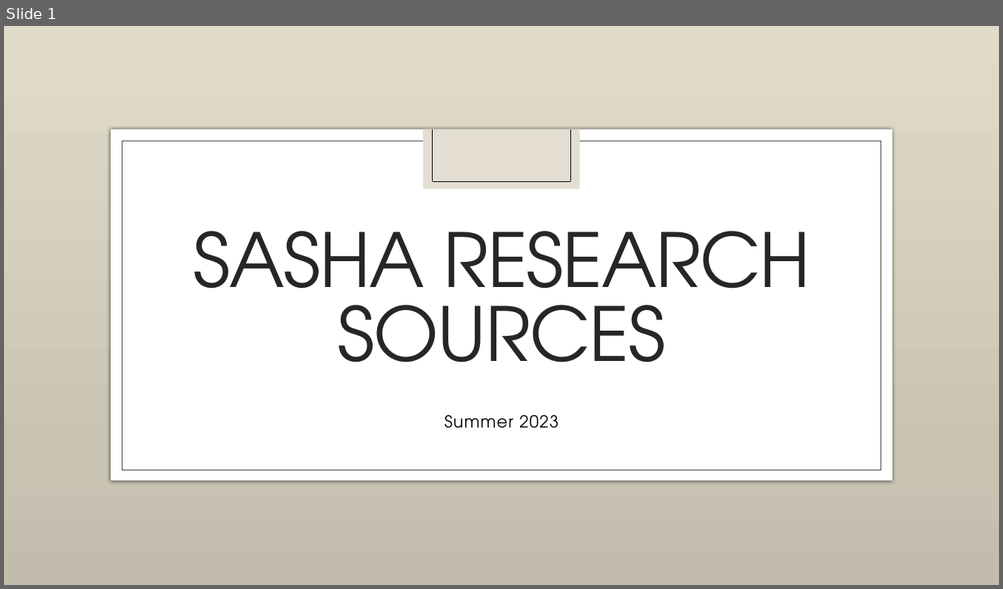
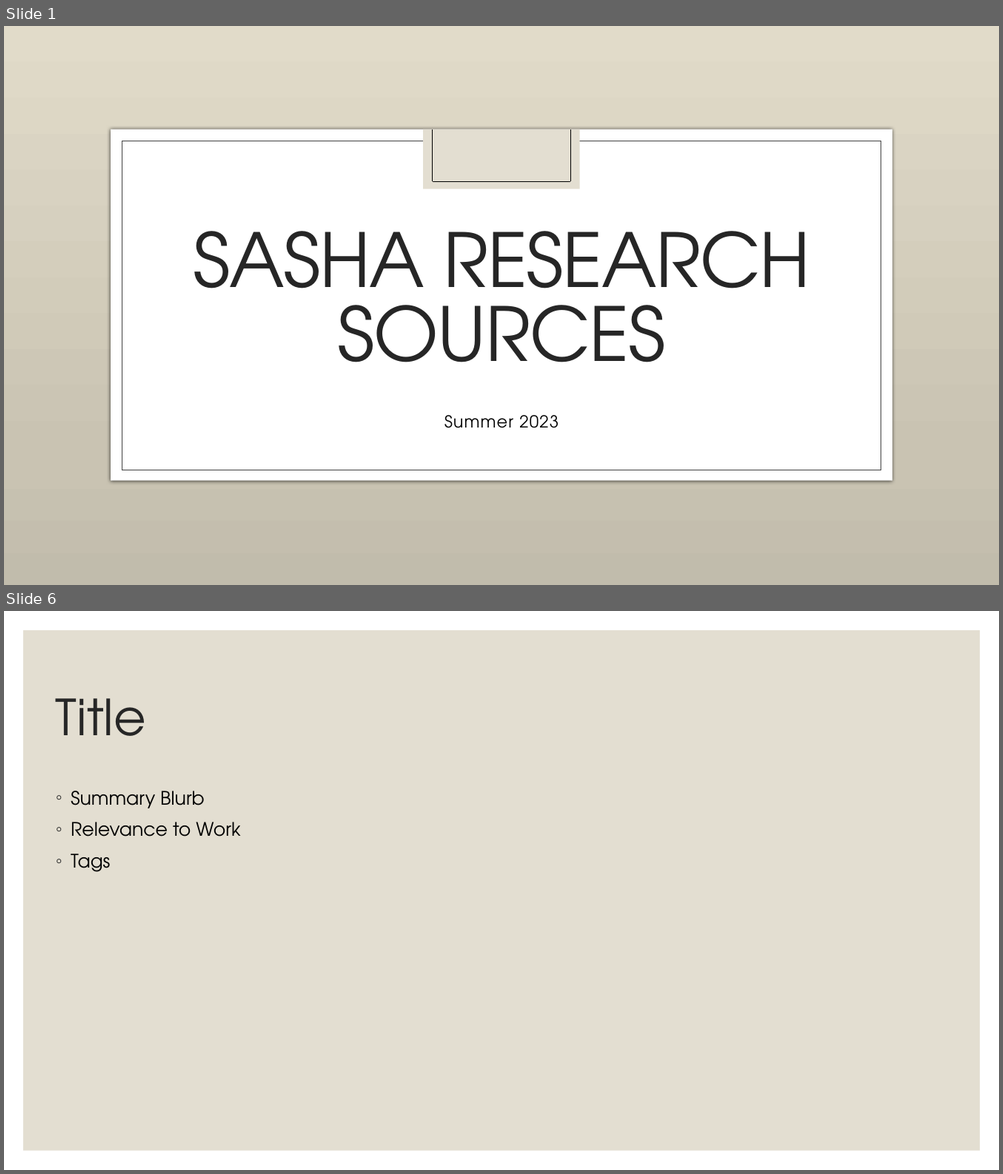
Before and after one commit to snyder-research-group/tools-of-justice, a slide deck: Sasha Research Sources.pptx. Shown one above the other, each under a label of ours: slide 1 before the commit, slides 1 and 6 after it; the slides between them are not shown. The pictures are 1003x589 and 1003x1174 pixels, drawn with LibreOffice and Linux fonts; fonts in the diff are those of the drawing; background and template pictures are left out. Boxes give left, top, right and bottom in pixels: in the first picture for what was removed or moved away, otherwise in the second. Text is boxed around its words. In the diff, an @@ line names an element or a change of style, - is before the commit and + after.

```diff
--- a/Sasha Research Sources.pptx
+++ b/Sasha Research Sources.pptx
@@ slide 6 added at [4, 611, 999, 1170], background #FFFFFF @@
@@ rectangle added at [23, 630, 980, 1151], fill #E3DED1 @@
@@ title added at [56, 698, 146, 736], 48 pt, text #262626 @@
+Title
@@ text added at [71, 791, 240, 872], 18 pt, text #000000 @@
+◦ Summary Blurb
+◦ Relevance to Work
+◦ Tags
```
Also in this commit, not shown: 4 other slides added.
